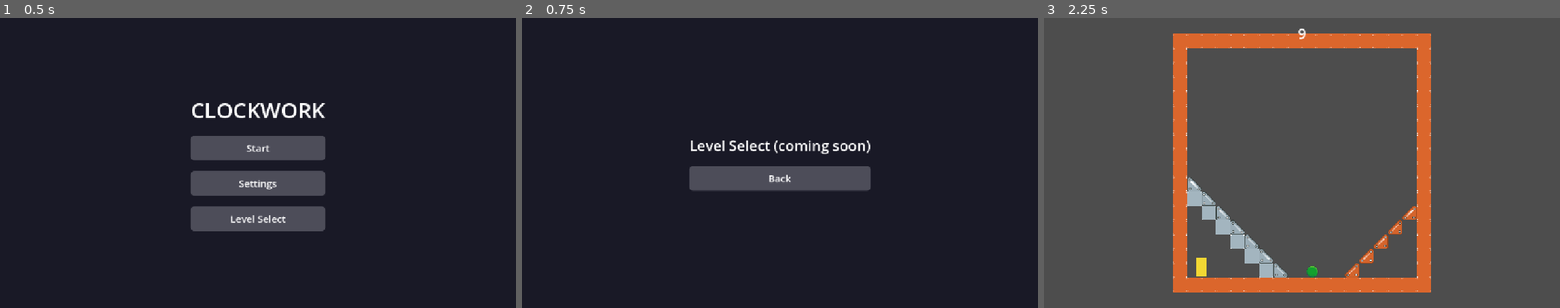
Above: before the commit, frames 1-3 (left to right).
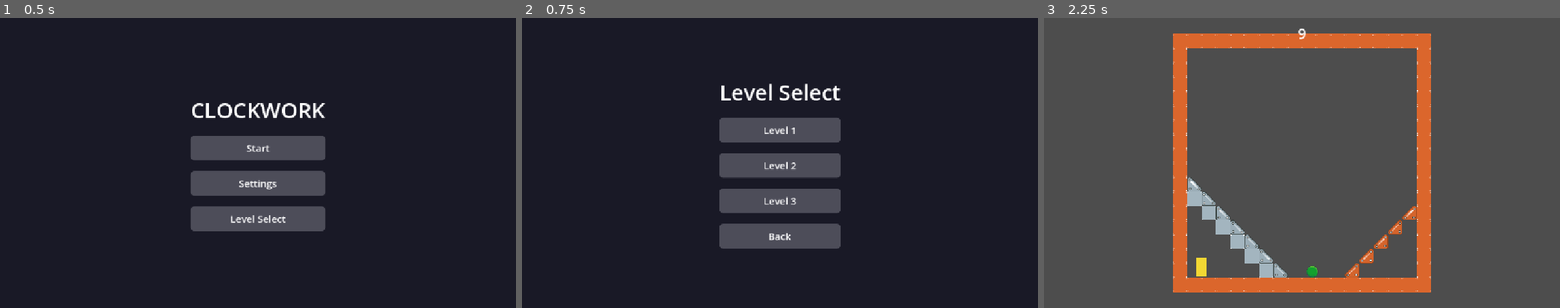
Above: after the commit, the same moments.

Repository: swan-eternal/clockwork
Game: Godot game, scene res://scenes/main_menu.tscn
Same seed, same stepped clock (60 frames per second), same inputs: the game is played once before the commit and once after it.
Inputs:
- Up to frame 1 (0.5 s): no input
- Up to frame 2 (0.75 s): click "Level Select" at 0.5 s
- Up to frame 3 (2.25 s): click "Back" at 1.25 s; click "Start" at 2 s

Frame 1 is identical in both runs. In frame 2, 10% of the frame differs, in the area x 32-68%, y 22-80%; in frame 3, nothing differs.
Error after the commit: Parse Error: Identifier "scene" not declared in the current scope. (res://scripts/level.gd:35)

Commit message:
Add level_select screen + ProgressTracker autoload
Replaces the placeholder 'Level Select (coming soon)' screen
with a real 3-button picker. Tracks completion state via a new
in-memory ProgressTracker autoload so completed levels show a
' (Complete)' suffix next to their button label.

New files:
- scripts/progress_tracker.gd: Node-based autoload. Dictionary
  keyed by scene path; mark_completed() is idempotent and emits
  level_completed() on the first transition. State is in-memory
  only -- resets on game launch. (Persistence is a separate TODO;
  see the README's 'Settings persistence' item.)
- scripts/level_select.gd: Control-based screen. @export l1/l2/l3
  paths + back_scene + completed_suffix. _refresh_labels() reads
  ProgressTracker and updates each button's text. Subscribes to
  ProgressTracker.level_completed for live updates while the
  screen is visible.

Replaced:
- scenes/level_select.tscn: was a placeholder using
  scripts/placeholder_screen.gd. Now uses the dedicated
  scripts/level_select.gd with Title + L1Button + L2Button +
  L3Button + BackButton in a CenterContainer/VBox (same shape as
  the main menu). StyleBoxFlat button styles inlined (matching
  the main menu's button look).

Wiring:
- project.godot: new [autoload] section registering
  ProgressTracker='*res://scripts/progress_tracker.gd'. The '*'
  prefix means the script is instantiated as a singleton and
  accessible as 'ProgressTracker' from anywhere.
- scripts/level.gd: _on_player_won now calls
  ProgressTracker.mark_completed(scene.file_path) before handing
  off to the LevelCompleteUI. Uses scene.file_path as the key
  (not a hardcoded L1 string) so this works for L1/L2/L3 without
  per-level code changes.

End-to-end:
1. Main menu -> Level Select -> shows L1/L2/L3 buttons (uncompleted)
2. Pick L1 -> play -> touch flag -> ProgressTracker marks L1 ->
   LevelCompleteUI -> press Space -> L2
3. Play through L2, L3 -> all 3 marked complete
4. Back to Level Select -> all 3 show ' (Complete)' suffix

Death during play reloads the current level but does NOT mark it
complete (only winning does). Quit and relaunch resets the
ProgressTracker (in-memory only).

Side effect: scripts/level_complete_ui.gd.uid is untracked in
this commit (was generated by the editor on its own).

Diff:
--- a/project.godot
+++ b/project.godot
@@ -15,6 +15,10 @@
 config/features=PackedStringArray("4.7", "Forward Plus")
 config/icon="res://icon.svg"
 
+[autoload]
+
+ProgressTracker="*res://scripts/progress_tracker.gd"
+
 [display]
 
 window/stretch/mode="canvas_items"
--- a/scenes/level_select.tscn
+++ b/scenes/level_select.tscn
@@ -1,47 +1,46 @@
 [gd_scene load_steps=5 format=3]
 
-[ext_resource type="Script" path="res://scripts/placeholder_screen.gd" id="1_ph"]
+[ext_resource type="Script" path="res://scripts/level_select.gd" id="1_ls"]
 
 [sub_resource type="StyleBoxFlat" id="StyleBoxFlat_btn_normal"]
-bg_color = Color(0.3, 0.3, 0.35, 1)
-corner_radius_top_left = 8
-corner_radius_top_right = 8
-corner_radius_bottom_left = 8
-corner_radius_bottom_right = 8
 content_margin_left = 16.0
 content_margin_top = 12.0
 content_margin_right = 16.0
 content_margin_bottom = 12.0
+bg_color = Color(0.3, 0.3, 0.35, 1)
+corner_radius_top_left = 8
+corner_radius_top_right = 8
+corner_radius_bottom_right = 8
+corner_radius_bottom_left = 8
 
 [sub_resource type="StyleBoxFlat" id="StyleBoxFlat_btn_hover"]
-bg_color = Color(0.4, 0.4, 0.45, 1)
-corner_radius_top_left = 8
-corner_radius_top_right = 8
-corner_radius_bottom_left = 8
-corner_radius_bottom_right = 8
 content_margin_left = 16.0
 content_margin_top = 12.0
 content_margin_right = 16.0
 content_margin_bottom = 12.0
+bg_color = Color(0.4, 0.4, 0.45, 1)
+corner_radius_top_left = 8
+corner_radius_top_right = 8
+corner_radius_bottom_right = 8
+corner_radius_bottom_left = 8
 
 [sub_resource type="StyleBoxFlat" id="StyleBoxFlat_btn_pressed"]
-bg_color = Color(0.5, 0.5, 0.55, 1)
-corner_radius_top_left = 8
-corner_radius_top_right = 8
-corner_radius_bottom_left = 8
-corner_radius_bottom_right = 8
 content_margin_left = 16.0
 content_margin_top = 12.0
 content_margin_right = 16.0
 content_margin_bottom = 12.0
+bg_color = Color(0.5, 0.5, 0.55, 1)
+corner_radius_top_left = 8
+corner_radius_top_right = 8
+corner_radius_bottom_right = 8
+corner_radius_bottom_left = 8
 
 [node name="LevelSelect" type="Control"]
 layout_mode = 3
 anchors_preset = 15
 anchor_right = 1.0
 anchor_bottom = 1.0
-script = ExtResource("1_ph")
-screen_title = "Level Select (coming soon)"
+script = ExtResource("1_ls")
 
 [node name="Background" type="ColorRect" parent="."]
 layout_mode = 1
@@ -64,10 +63,40 @@
 [node name="Title" type="Label" parent="CenterContainer/VBox"]
 layout_mode = 2
 mouse_filter = 2
-text = "Level Select (coming soon)"
-theme_override_font_sizes/font_size = 32
+text = "Level Select"
+theme_override_font_sizes/font_size = 48
 theme_override_colors/font_color = Color(1, 1, 1, 1)
 horizontal_alignment = 1
+
+[node name="L1Button" type="Button" parent="CenterContainer/VBox"]
+layout_mode = 2
+custom_minimum_size = Vector2(220, 50)
+text = "Level 1"
+theme_override_font_sizes/font_size = 22
+theme_override_colors/font_color = Color(1, 1, 1, 1)
+theme_override_styles/normal = SubResource("StyleBoxFlat_btn_normal")
+theme_override_styles/hover = SubResource("StyleBoxFlat_btn_hover")
+theme_override_styles/pressed = SubResource("StyleBoxFlat_btn_pressed")
+
+[node name="L2Button" type="Button" parent="CenterContainer/VBox"]
+layout_mode = 2
+custom_minimum_size = Vector2(220, 50)
+text = "Level 2"
+theme_override_font_sizes/font_size = 22
+theme_override_colors/font_color = Color(1, 1, 1, 1)
+theme_override_styles/normal = SubResource("StyleBoxFlat_btn_normal")
+theme_override_styles/hover = SubResource("StyleBoxFlat_btn_hover")
+theme_override_styles/pressed = SubResource("StyleBoxFlat_btn_pressed")
+
+[node name="L3Button" type="Button" parent="CenterContainer/VBox"]
+layout_mode = 2
+custom_minimum_size = Vector2(220, 50)
+text = "Level 3"
+theme_override_font_sizes/font_size = 22
+theme_override_colors/font_color = Color(1, 1, 1, 1)
+theme_override_styles/normal = SubResource("StyleBoxFlat_btn_normal")
+theme_override_styles/hover = SubResource("StyleBoxFlat_btn_hover")
+theme_override_styles/pressed = SubResource("StyleBoxFlat_btn_pressed")
 
 [node name="BackButton" type="Button" parent="CenterContainer/VBox"]
 layout_mode = 2
--- a/scripts/level.gd
+++ b/scripts/level.gd
@@ -28,6 +28,11 @@
 	# Pause the clock so rotation halts — the world freezes on the
 	# moment of victory.
 	_clock.pause()
+	# Mark this level complete for the level select screen's progress
+	# indicator. Uses the current scene's file path as the key, so
+	# the same level select screen works for any number of levels
+	# without hardcoding names.
+	ProgressTracker.mark_completed(scene.file_path)
 	# Hand off to the LevelCompleteUI. It handles the fade-in, the
 	# input wait, and emits `continue_pressed` when the player
 	# confirms. We just await that signal to know when to advance.
--- /dev/null
+++ b/scripts/level_select.gd
@@ -0,0 +1,70 @@
+extends Control
+##
+## Level select screen for Clockwork. Lists L1/L2/L3 as buttons;
+## each loads the corresponding scene. Completion state comes from
+## the ProgressTracker autoload (in-memory; resets per game launch).
+##
+## Refreshes its UI on `ProgressTracker.level_completed` so a level
+## that gets completed in another scene (e.g. while playing) shows
+## the updated state next time the player returns here.
+##
+## Note: the level select is reachable from main menu's "Level
+## Select" button. There is no "return to level select after a
+## level" flow -- the win UI only advances to the next level, and
+## death reloads the current level. To replay / jump levels, the
+## player uses this screen.
+##
+
+# Scene paths for the three level buttons. @export so the same
+## script can be reused for builds with more (or fewer) levels.
+## Default to the canonical L1/L2/L3 paths in the project.
+@export var l1_path: String = "res://scenes/levels/L1.tscn"
+@export var l2_path: String = "res://scenes/levels/L2.tscn"
+@export var l3_path: String = "res://scenes/levels/L3.tscn"
+## Where the Back button takes the player.
+@export var back_scene: String = "res://scenes/main_menu.tscn"
+## Suffix appended to a level button's text when that level has been
+## completed. Empty = no visual completion indicator.
+@export var completed_suffix: String = " (Complete)"
+
+@onready var _l1_button: Button = $CenterContainer/VBox/L1Button
+@onready var _l2_button: Button = $CenterContainer/VBox/L2Button
+@onready var _l3_button: Button = $CenterContainer/VBox/L3Button
+@onready var _back_button: Button = $CenterContainer/VBox/BackButton
+
+func _ready() -> void:
+	_l1_button.pressed.connect(_on_l1_pressed)
+	_l2_button.pressed.connect(_on_l2_pressed)
+	_l3_button.pressed.connect(_on_l3_pressed)
+	_back_button.pressed.connect(_on_back_pressed)
+	# Refresh button labels to reflect current completion state.
+	_refresh_labels()
+	# Subscribe to future completion events so labels stay in sync
+	# even if the player is on this screen when a level is marked
+	# done (rare, but possible if the ProgressTracker autoload fires
+	# while this screen is visible).
+	ProgressTracker.level_completed.connect(_refresh_labels)
+
+func _on_l1_pressed() -> void:
+	get_tree().change_scene_to_file(l1_path)
+
+func _on_l2_pressed() -> void:
+	get_tree().change_scene_to_file(l2_path)
+
+func _on_l3_pressed() -> void:
+	get_tree().change_scene_to_file(l3_path)
+
+func _on_back_pressed() -> void:
+	get_tree().change_scene_to_file(back_scene)
+
+func _refresh_labels() -> void:
+	# Update each button's text to reflect whether the level is
+	# completed. (Future: also adjust the button's visual state --
+	# e.g. dimmed for locked levels, but for the jam all 3 are
+	# always unlocked.)
+	_l1_button.text = "Level 1" + _suffix_for(l1_path)
+	_l2_button.text = "Level 2" + _suffix_for(l2_path)
+	_l3_button.text = "Level 3" + _suffix_for(l3_path)
+
+func _suffix_for(level_path: String) -> String:
+	return completed_suffix if ProgressTracker.is_completed(level_path) else ""
--- /dev/null
+++ b/scripts/progress_tracker.gd
@@ -0,0 +1,32 @@
+extends Node
+##
+## Tracks which levels the player has completed.
+##
+## Registered as an autoload (see project.godot's [autoload] section),
+## so it's accessible from any script as `ProgressTracker.completed_levels`.
+##
+## State is in-memory only -- it resets every time the game launches.
+## Persistence (ConfigFile on disk) is a separate TODO; see the README's
+## 'Settings persistence' item. For a 3-level jam this is fine.
+##
+
+# Emitted when a level is marked complete. Listeners (e.g. the level
+## select screen) can refresh their UI in response.
+signal level_completed(level_path: String)
+
+# Map of level_path (String) -> completed (bool). Using a Dictionary
+## rather than an Array because level paths are arbitrary strings --
+## the level select screen passes them in by config, not by index.
+var completed_levels: Dictionary = {}
+
+func mark_completed(level_path: String) -> void:
+	# Idempotent -- calling this twice for the same level is fine.
+	# Only emits the signal on the first transition to completed so
+	# listeners can avoid redundant UI refreshes.
+	if completed_levels.get(level_path, false):
+		return
+	completed_levels[level_path] = true
+	level_completed.emit(level_path)
+
+func is_completed(level_path: String) -> bool:
+	return completed_levels.get(level_path, false)
